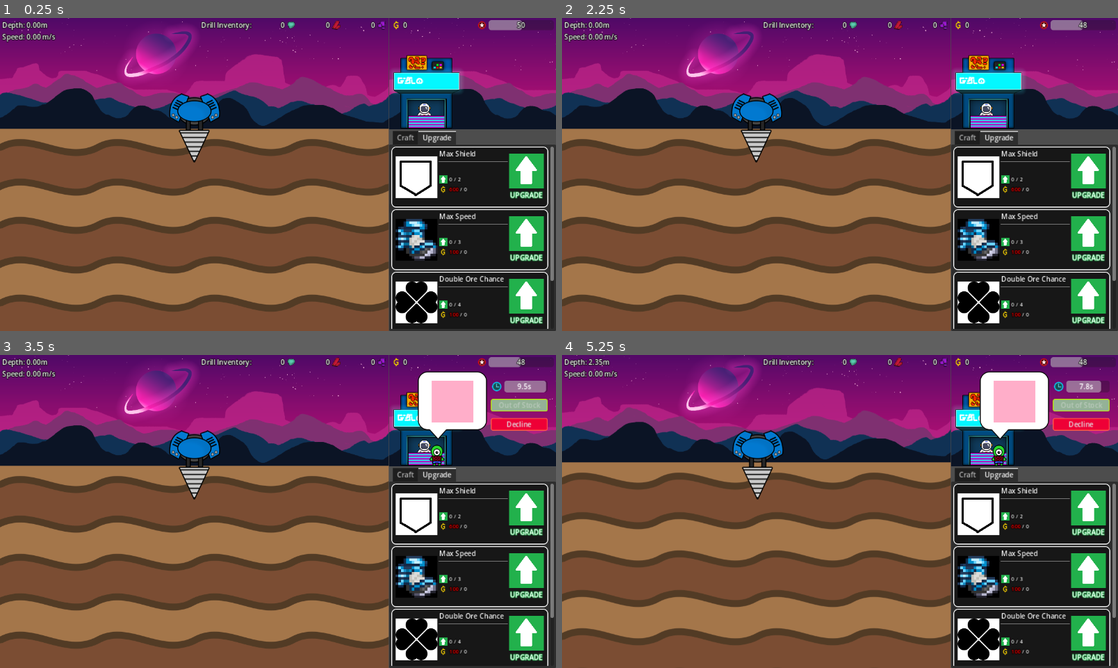
Above: before the commit, frames 1-4 (two rows, left to right).
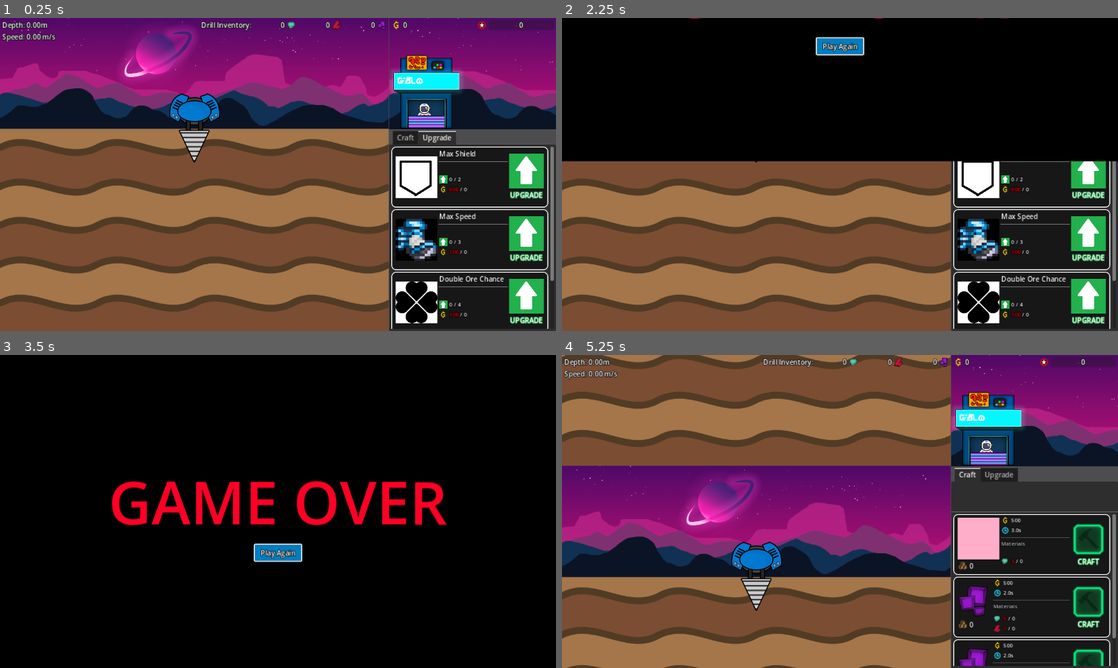
Above: after the commit, the same moments.

Repository: aNotSoCleverName/mechanicore
Game: Godot game, scene res://Main.tscn
Two runs of this game, one before a commit and one after it. Both use one fixed random seed, a clock stepped at 60 frames per second and the inputs below.
Inputs (mouse positions are in pixels of both pictures, inside the frame that each line leads up to):
- Up to frame 1 (0.25 s): no input
- Up to frame 2 (2.25 s): click "Continue" at 0.5 s; click "Continue" at 1.25 s; click "Decline" at 2 s
- Up to frame 3 (3.5 s): click (278, 527) at 2.75 s, where only the run after the commit has a clickable "Play Again"
- Up to frame 4 (5.25 s): click (840, 552) at 3.5 s, where only the run after the commit has a clickable "Play Again"; tap Enter (ui_accept) at 4.25, 4.52 s; hold Right (ui_right) 4.28-5.03 s; tap R at 4.35, 5.1 s; hold Down (ui_down) from 5.03 s (still down)

The runs differ from the first frame. In frame 1, 0.2% of the frame differs, in the area x 87-95%, y 0-4%; in frame 2, 45%; in frame 3, 90%, in the area x 0-100%, y 0-100%; in frame 4, 79%.

Commit message:
Can no longer pause when game over

Diff:
--- a/Base/Shop/Reputation.gd
+++ b/Base/Shop/Reputation.gd
@@ -1,6 +1,6 @@
 extends HBoxContainer
 
-const DEFAULT_REPUTATION = 50;
+const DEFAULT_REPUTATION = 0;
 
 var _reputation: int:
 	get:
--- a/Game Over.gd
+++ b/Game Over.gd
@@ -7,13 +7,12 @@
 var gameNode: Node;
 
 func _ready():
+	self.get_tree().paused = true;
 	self.position.y = -self.size.y;
 	self.gameNode = self.get_parent().get_child(0);
 
 func _process(_delta: float):
 	if (self.stageIndex >= self.targetY.size()):
-		if (is_instance_valid(self.gameNode)):
-			self.gameNode.queue_free();
 		return;
 
 	if (self.position.y == self.targetY[self.stageIndex]):
--- a/Game Over.tscn
+++ b/Game Over.tscn
@@ -9,6 +9,7 @@
 font_color = Color(1, 0, 0.147364, 1)
 
 [node name="GameOver" type="PanelContainer"]
+process_mode = 3
 anchors_preset = 15
 anchor_right = 1.0
 anchor_bottom = 1.0
--- a/Pause Screen.gd
+++ b/Pause Screen.gd
@@ -1,5 +1,6 @@
 extends PanelContainer
 
+var _isGameOver: bool = false;
 var _isPaused: bool = false;
 
 func _TogglePause():
@@ -13,11 +14,20 @@
 
 	self.get_tree().paused = self._isPaused;
 
+func _ready():
+	SignalBus_Base.game_over.connect(
+		func ():
+			self._isGameOver = true;
+	)
+
 func _input(event: InputEvent):
 	if !(event is InputEventKey):
 		return;
 
 	if (event.is_pressed()):
+		return;
+
+	if (self._isGameOver):
 		return;
 
 	var key: Key = (event as InputEventKey).keycode;
